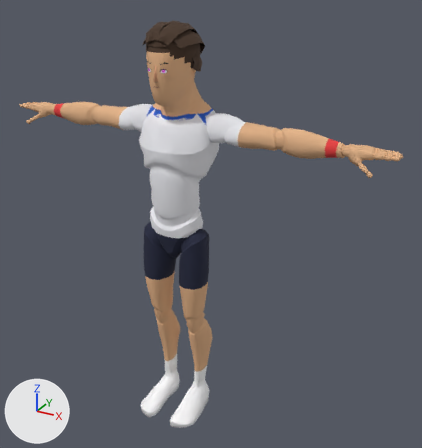
An edit to the glTF model sweetspot/models/players/p12.glb, drawn before and after from the same camera.
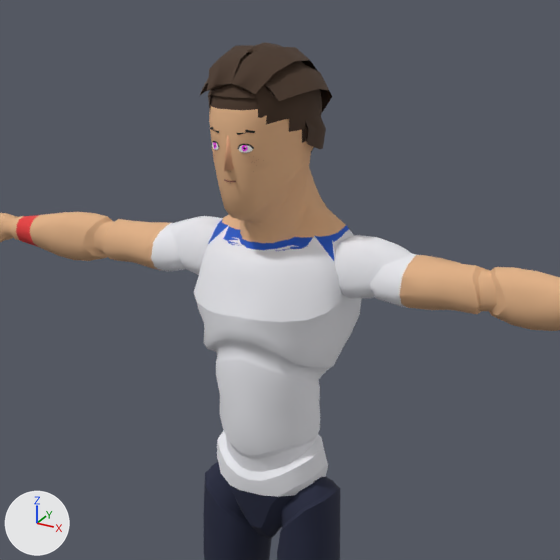
Each version is shown whole from a 50 mm camera at (1.315, -2.069, 2.07) aimed at (0.135, 0.076, 0.998), then close up on the part from 11% to 75% of the width and 0% to 60% of the height. The axes (+X, +Y, +Z) are drawn at lower left. The lights are the same throughout. The first two pictures are the older version. Vertices at exactly the same position are counted once.

Script lines for the objects in view, before the commit:
```python
mat_face = principled_material('face')
mat_face.texture = img_face_01  # with its transparency
mat_face.roughness = 0.9
me_face = bpy.data.meshes.new('Face')
me_face.from_pydata(...)  # 52 vertices, 72 faces; spans x -0.077..0.077, y -0.13..-0.06, z 1.603..1.758
me_face.materials.append(mat_face)  # picture img_face_01
me_hair = bpy.data.meshes.new('Hair')
me_hair.from_pydata(...)  # 534 vertices, 994 faces; spans x -0.121..0.121, y -0.117..0.143, z 1.439..1.877
me_hair.materials.append(mat_palette)  # picture img_palette
me_mannequin = bpy.data.meshes.new('Mannequin')
me_mannequin.from_pydata(...)  # 7378 vertices, 14511 faces; spans x -0.94..0.94, y -0.21..0.15, z 0.0..1.86
me_mannequin.materials.append(mat_palette)  # picture img_palette
me_nose = bpy.data.meshes.new('Nose')
me_nose.from_pydata(...)  # 6 vertices, 6 faces; spans x -0.0123..0.0123, y -0.1445..-0.1237, z 1.6582..1.7223
me_nose.materials.append(mat_palette)  # picture img_palette
ob_body = bpy.data.objects.new('Body', me_mannequin)
ob_body.location = (0.0, 0.0, 0.0)
ob_face = bpy.data.objects.new('Face', me_face)
ob_face.location = (0.0, 0.0, 0.0)
ob_hair = bpy.data.objects.new('Hair', me_hair)
ob_hair.location = (0.0, 0.0, 0.0)
ob_nose = bpy.data.objects.new('Nose', me_nose)
ob_nose.location = (0.0, 0.0, 0.0)
```
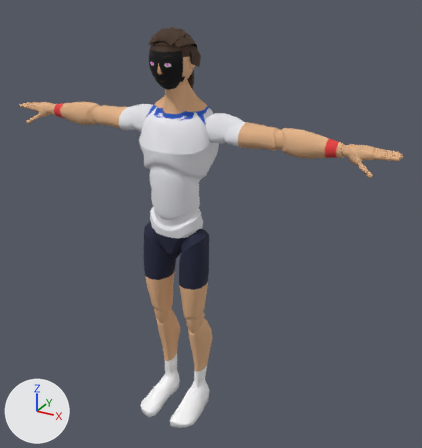
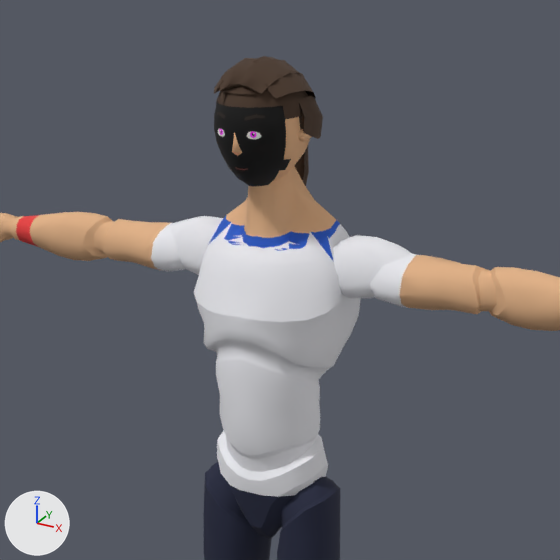
What the commit changed:
Material 'face' (mat_face) changes its picture from img_face_01 to img_face_01.
me_mannequin is used by ob_body; location (0.0, 0.0, 0.0).
me_mannequin had 7378 vertices, 14511 faces and spanned x -0.94..0.94, y -0.21..0.15, z 0.0..1.86.
me_mannequin now has 7378 vertices, 14511 faces and spans x -0.94..0.94, y -0.21..0.14, z 0.0..1.76.
me_mannequin part 1: 452 of 7378 vertices moved; they spanned x -0.7..0.7, y -0.13..0.15, z 1.38..1.86 and now span x -0.7..0.7, y -0.06..0.14, z 1.38..1.76; mean shift (0.0, 0.0, 0.0); largest move (-0.14, 0.08, 1.53) -> (0.12, 0.02, 1.52).
me_mannequin part 2: 186 kept faces spanning x -0.04..0.04, y -0.05..0.05, z 1.66..1.76 get new texture (UV) coordinates.
Other edits to the shape of me_mannequin do not show in these pictures.
me_face is used by ob_face; location (0.0, 0.0, 0.0).
me_face had 52 vertices, 72 faces and spanned x -0.077..0.077, y -0.13..-0.06, z 1.603..1.758.
me_face now has 100 vertices, 158 faces and spans x -0.082..0.082, y -0.107..-0.024, z 1.615..1.771.
me_face part 3: the whole mesh is rebuilt.
me_hair is used by ob_hair; location (0.0, 0.0, 0.0).
me_hair had 534 vertices, 994 faces and spanned x -0.121..0.121, y -0.117..0.143, z 1.439..1.877.
me_hair now has 534 vertices, 994 faces and spans x -0.105..0.105, y -0.086..0.145, z 1.458..1.852.
me_hair part 4: the loose piece of 110 vertices spanning x -0.041..0.041, y 0.033..0.143, z 1.439..1.721 is moved by (0.0, 0.001, 0.019).
me_hair part 5: 424 of 534 vertices moved; they spanned x -0.121..0.121, y -0.117..0.141, z 1.657..1.877 and now span x -0.105..0.105, y -0.086..0.125, z 1.674..1.852; mean shift (0.0, -0.002, 0.002); largest move (0.05, 0.095, 1.813) -> (0.02, 0.068, 1.813).
Mesh me_head is new.
It has 531 vertices, 1043 faces and spans x -0.101..0.101, y -0.114..0.111, z 1.607..1.832.
It uses material mat_palette (picture img_palette).
Object 'Nose' (ob_nose) is deleted.
Object 'Head' (ob_head) is new; it shows me_head.
Its location is (0.0, 0.0, 0.0).

Location of each change, (x1, y1, x2, y2) in pixels of the close-ups (560 x 560 px; the box of a moved part takes in the faces that stretch with it):
'Body', reshaped
    before: (0, 95, 560, 560)
    after: (0, 166, 560, 560)
'Hair', reshaped
    before: (200, 42, 332, 152)
    after: (214, 56, 323, 186)
'Face', surface changed, reshaped
    before: (210, 127, 255, 182)
    after: (214, 102, 291, 187)
'Head', added (brown)
    after: (223, 92, 312, 181)
'Nose', deleted
    before: (224, 135, 234, 171)
part 1 of me_mannequin, moved or reshaped
    before: (14, 105, 560, 331)
    after: (16, 166, 560, 331)
part 2 of me_mannequin, surface changed
    before: (210, 95, 306, 143)
part 4 of me_hair, moved or reshaped (not visible before)
    after: (295, 145, 309, 186)
part 5 of me_hair, moved or reshaped
    before: (200, 42, 332, 152)
    after: (214, 56, 323, 139)
